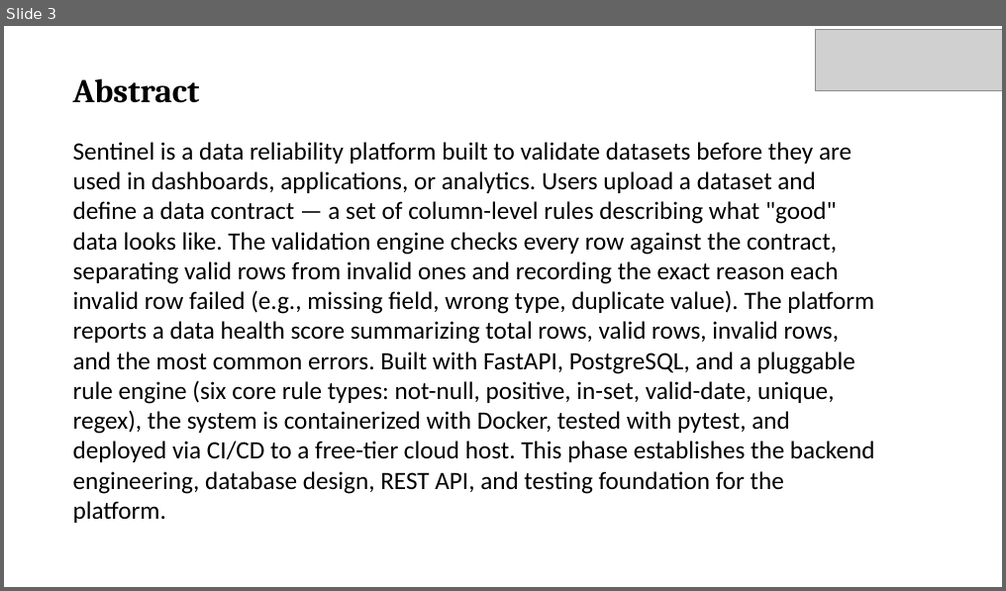
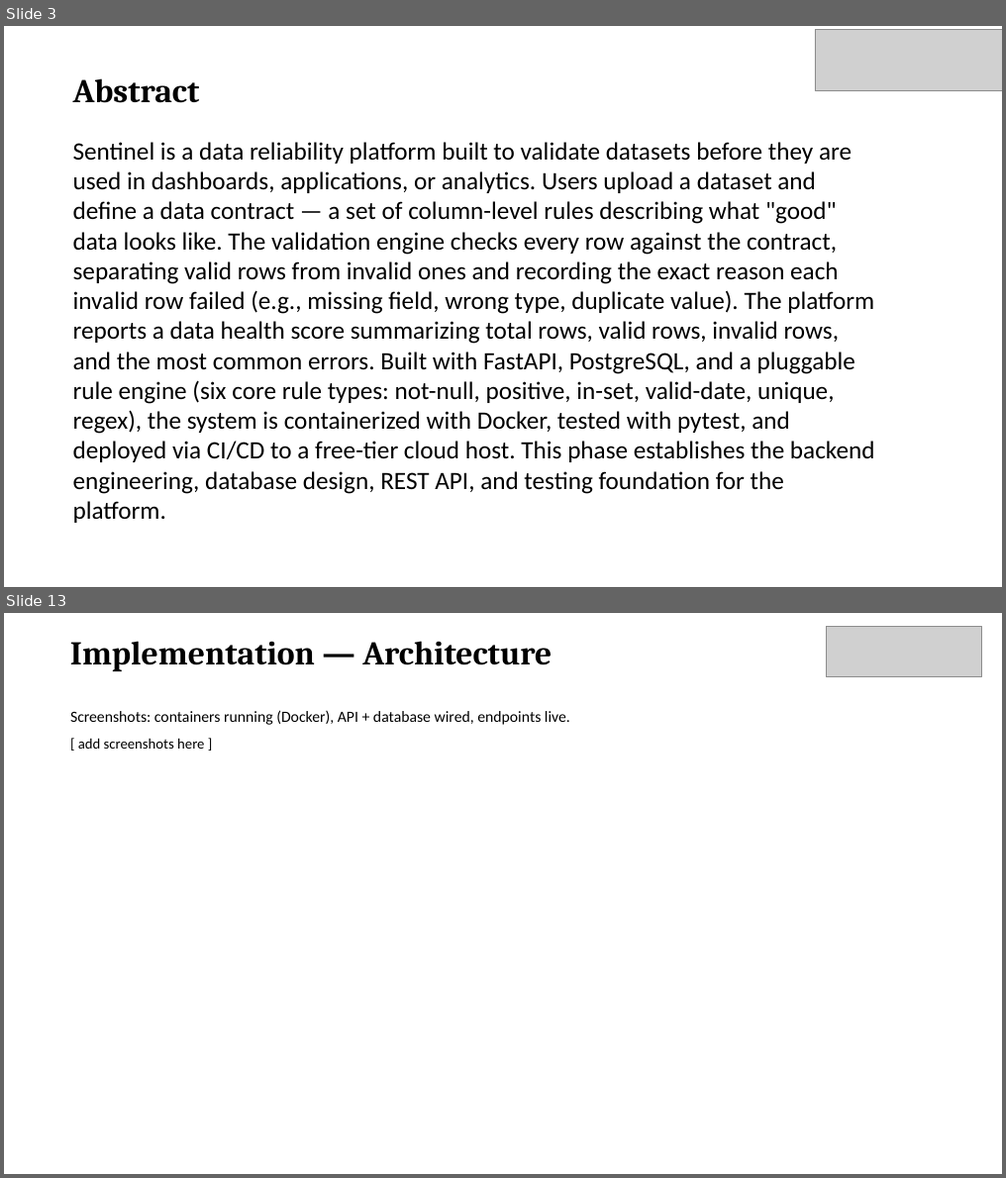
Before and after one commit to varshitha-ravuri006/Sentinel-Data-Reliability-Platform, a slide deck: Sentinel_Review.pptx. Shown one above the other, each under a label of ours: slide 3 before the commit, slides 3 and 13 after it; the slides between them are not shown. The pictures are 1006x591 and 1006x1178 pixels, drawn with LibreOffice and Linux fonts; fonts in the diff are those of the drawing; grey boxes stand for pictures. Boxes give left, top, right and bottom in pixels: in the first picture for what was removed or moved away, otherwise in the second. Text is boxed around its words. In the diff, an @@ line names an element or a change of style, - is before the commit and + after.

```diff
--- a/Sentinel_Review.pptx
+++ b/Sentinel_Review.pptx
@@ slide 13 added at (4, 613, 1002, 1174), background #FFFFFF @@
@@ text added at (70, 641, 551, 671), 32 pt, text #000000, bold @@
+Implementation — Architecture
@@ picture added at (826, 626, 982, 676) @@
@@ text added at (70, 710, 570, 749), 15 pt, text #000000 @@
+Screenshots: containers running (Docker), API + database wired, endpoints live.
+[ add screenshots here ]
```
Also in this commit, not shown: 13 other slides added, 10 other files.
